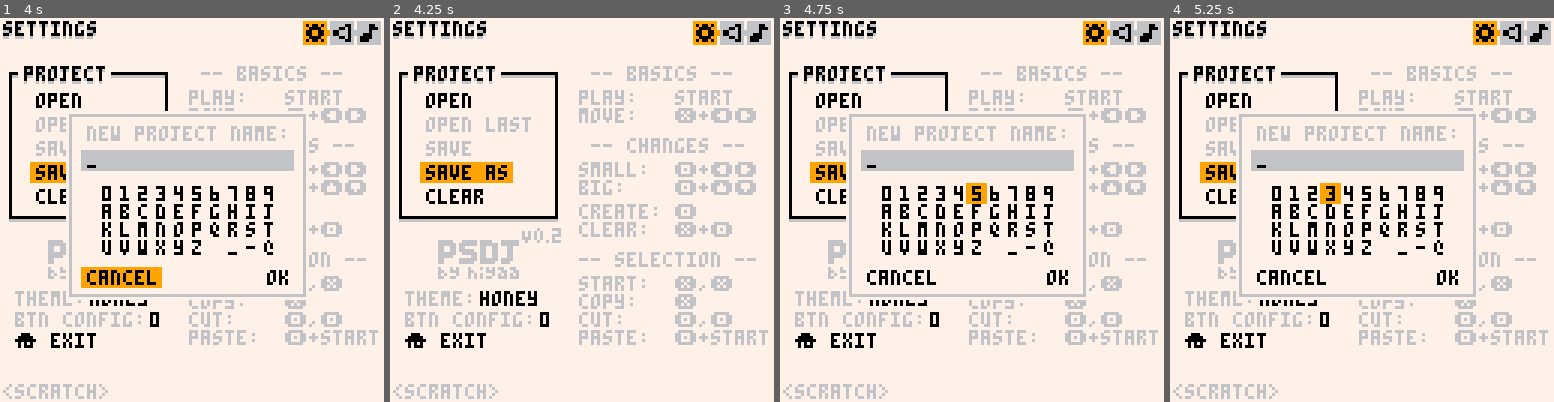
Above: before the commit, frames 1-4 (left to right).
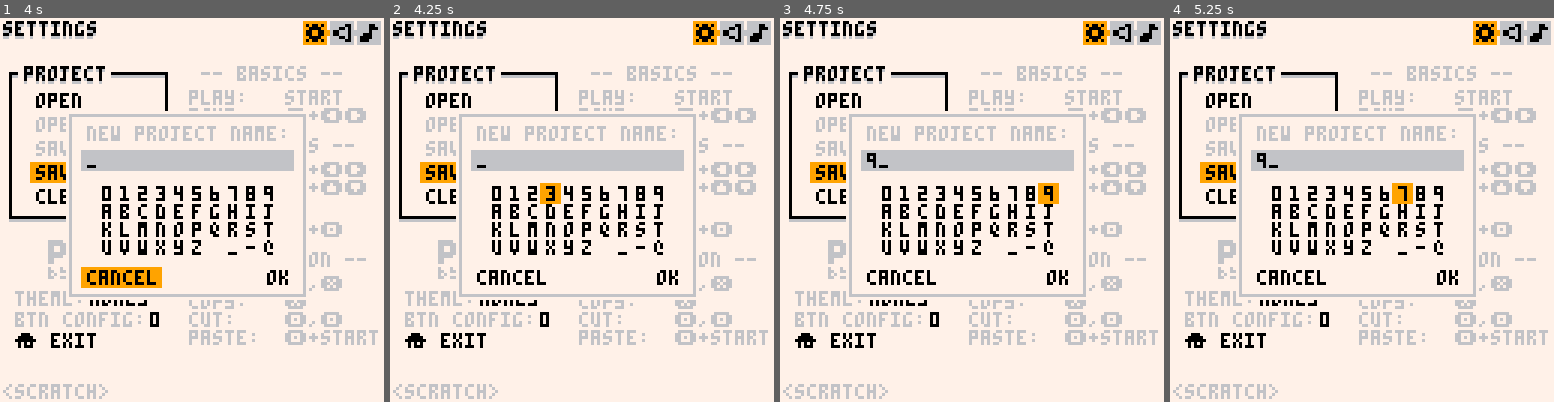
Above: after the commit, the same moments.

Repository: romainchapou/pico-sound-dj
Game: PICO-8 cartridge psdj.p8
Same seed, same stepped clock (60 frames per second), same inputs: the game is played once before the commit and once after it.
Inputs:
- Up to frame 1 (4 s): tap X (X key) at 0.33, 1.07, 1.85, 2.97 s; tap O (Z key) at 0.7, 1.7, 2.1, 2.5, 2.9, 3.3, 3.7 s; hold Right 1.6-2.1 s; hold P2 Left 1.6-2.1 s; hold Up 2.15-2.42 s; hold P2 Down 2.15-2.42 s; hold Right 2.47-3.03 s; hold P2 Left 2.47-3.03 s; hold Left 3.08-3.58 s; hold P2 Right 3.08-3.58 s; hold Down 3.63-3.97 s; hold P2 Up 3.63-3.97 s
- Up to frame 2 (4.25 s): hold Right from 4.02 s (still down); hold P2 Left from 4.02 s (still down); tap X (X key) at 4.08 s; tap O (Z key) at 4.1 s
- Up to frame 3 (4.75 s): tap O (Z key) at 4.5 s; release Right at 4.68 s; release P2 Left at 4.68 s; hold Up from 4.73 s (still down); hold P2 Down from 4.73 s (still down)
- Up to frame 4 (5.25 s): tap O (Z key) at 4.9 s; release Up at 5.03 s; release P2 Down at 5.03 s; hold Left from 5.08 s (still down); hold P2 Right from 5.08 s (still down); tap X (X key) at 5.2 s

Frame 1 is identical in both runs. In frame 2, 13% of the frame differs, in the area x 17-80%, y 24-74%; in frame 3, 0.6%; in frame 4, 0.6%.

Commit message:
Token optimization

Diff:
--- a/class.lua
+++ b/class.lua
@@ -3,7 +3,11 @@
 class=setmetatable({
   new=function(_ENV,tbl)
     tbl=tbl or {}
-    setmetatable(tbl,{ __index=_ENV })
+    setmetatable(tbl, {
+      __index=_ENV,
+      -- small token optimisation, table.value = v => table(v)
+      __call = function(_ENV, v) value = v end
+    })
     return tbl
   end,
 
--- a/confirm_pop_up.lua
+++ b/confirm_pop_up.lua
@@ -12,9 +12,7 @@
       make_btn_pushed_widget("no", function() end),
 
       -- confirm
-      make_btn_pushed_widget("yes!", function()
-        on_confirm()
-      end)
+      make_btn_pushed_widget("yes!", on_confirm)
     }
   end,
 
--- a/file_chooser.lua
+++ b/file_chooser.lua
@@ -29,7 +29,7 @@
       first_visible_line = cur_line - 1
     end
 
-    if btnp(0) or btnp_once(BTN_B) then
+    if btnp "0" or btnp_once(BTN_B) then
       if cur_dir == "/" then
         -- cancel the file selection
         active = false
@@ -40,7 +40,7 @@
     end
 
     -- move in
-    if btnp(1) or btnp_once(BTN_A) then
+    if btnp "1" or btnp_once(BTN_A) then
       local selection = dir_files[cur_line]
 
       if not selection or selection == ".." then
--- a/input_widget.lua
+++ b/input_widget.lua
@@ -17,16 +17,13 @@
     print(is_activated and value or ".", x, y - (is_activated and 0 or 2), 0)
   end
 
-  delta = delta or max_val
-  update = update or base_widget_udpate
-
   return class:new {
     value = base_val,
     min_value = min_val,
     max_value = max_val,
-    delta_up = delta,
+    delta_up = delta or max_val,
 
-    update = update,
+    update = update or base_widget_udpate,
     draw = draw
   }
 end
--- a/key_handler.lua
+++ b/key_handler.lua
@@ -1,10 +1,5 @@
 function make_btn_state_seq(btn_v1, btn_v2)
   return class:new {
-    v1_hold_time = 0,
-    v2_hold_time = 0,
-    between_time = 0,
-    seq_registered = false,
-
     s = 0,
 
     update = function(_ENV)
@@ -16,10 +11,7 @@
         -- waiting for input state
 
         -- reset all
-        v1_hold_time = 0
-        v2_hold_time = 0
-        between_time = 0
-        seq_registered = false
+        v1_hold_time, v2_hold_time, between_time, seq_registered = 0, 0, 0, false
 
         if btnp(btn_v1) and not key_handler.last_frame_btn[btn_v1] then
           s += 1
@@ -27,7 +19,7 @@
       elseif s == 1 then
         -- hold of v1
 
-        if btn() == shl(1, btn_v1) then
+        if btn() == 1 << btn_v1 then
           v1_hold_time = inct(v1_hold_time)
         elseif btn() ~= 0 then
           s = 0
@@ -39,7 +31,7 @@
 
         if btn() == 0 then
           between_time = inct(between_time)
-        elseif btn() ~= shl(1, btn_v2) then
+        elseif btn() ~= 1 << btn_v2 then
           s = 0
         else
           s = between_time < 20 and s+1 or 0
@@ -47,7 +39,7 @@
       elseif s == 3 then
         -- hold of v2
 
-        if btn() == shl(1, btn_v2) then
+        if btn() == 1 << btn_v2 then
           v2_hold_time = inct(v2_hold_time)
         elseif btn() ~= 0 then
           s = 0
--- a/main.lua
+++ b/main.lua
@@ -9,8 +9,6 @@
   palt(14, true)
 
   CHANNEL_X_OFFSET = 16
-
-  T = 0 -- test variable
 
   current_pane_i = 1
 
@@ -39,10 +37,6 @@
   -- disable the default behaviour of the start button (which is to bring up
   -- the pause menu) so we can use it for playback launch
   poke(0x5f30, 1)
-
-  -- debug
-  if btnp(0, 1) then T -= 1 end
-  if btnp(1, 1) then T += 1 end
 
   -- pane movement animation
   if prev_pane_i then
@@ -100,6 +94,4 @@
   end
 
   message_panel:draw()
-
-  debug:draw()
 end
--- a/message_panel.lua
+++ b/message_panel.lua
@@ -16,15 +16,17 @@
       rectfill(0, 121+y_diff, 127, 127+y_diff, important and 9 or 7)
       print(cur_msg, 1, 122+y_diff, important and 0 or 6)
     end
-  end,
+  end
 }
 
 function send_msg(msg, important)
   if important == nil then important = true end
 
   if important or not message_panel.important then
-    message_panel.cur_msg = msg
-    message_panel.ttl = important and 260 or 180
-    message_panel.important = important
+    message_panel.cur_msg,
+    message_panel.ttl,
+    message_panel.important = msg,
+                              important and 260 or 180,
+                              important
   end
 end
--- a/note_widget.lua
+++ b/note_widget.lua
@@ -59,7 +59,7 @@
 
     copy_values = function(_ENV, other_note)
       for i,e in ipairs(get_sub_widgets(_ENV)) do
-        e.value = other_note:get_sub_widgets()[i].value
+        e(other_note:get_sub_widgets()[i].value)
       end
     end,
 
@@ -76,7 +76,7 @@
             sfx_editor.last_edited_note = make_note_widget()
             sfx_editor.last_edited_note:copy_values(_ENV)
 
-            volume.value = 0
+            volume(0)
           end
 
           return
@@ -84,13 +84,11 @@
 
         -- single O press pastes the last edited note if on
         -- an empty note in the pitch colum
-        if volume.value == 0 and sub_selection == 1 then
-          if btnp_once(BTN_A, true) then
-            copy_values(_ENV, sfx_editor.last_edited_note)
+        if volume.value == 0 and sub_selection == 1 and btnp_once(BTN_A, true) then
+          copy_values(_ENV, sfx_editor.last_edited_note)
 
-            if volume.value == 0 then
-              volume.value = 5
-            end
+          if volume.value == 0 then
+            volume(5)
           end
         end
       end
@@ -123,7 +121,6 @@
     end,
 
     draw = function(_ENV, x, y, is_note_selected, sub_selection, next_note_has_slide)
-      -- TODO Visuals: maybe always do this when volume is 0
       if next_note_has_slide and volume.value == 0 then
         pal(0, 6)
       end
@@ -138,23 +135,20 @@
     end,
 
     store_in_mem = function(_ENV, addr)
-      local v = 0
-      v |= pitch.value
-      v |= shl(waveform.value % 8, 6)
-      v |= shl(volume.value, 9)
-      v |= shl(effect.value, 12)
-      v |= shl(bool_to_num(waveform.value >= 8), 15)
-
-      poke2(addr, v)
+      poke2(addr, pitch.value
+                  | waveform.value % 8 << 6
+                  | volume.value << 9
+                  | effect.value << 12
+                  | bool_to_num(waveform.value >= 8) << 15)
     end,
 
     load_from_mem = function(_ENV, addr)
-      local data = peek2(addr)
+      local data = %addr
 
-      pitch.value    =     data & 0b0000000000111111
-      waveform.value = shr(data & 0b0000000111000000, 6)
-      volume.value   = shr(data & 0b0000111000000000, 9)
-      effect.value   = shr(data & 0b0111000000000000, 12)
+      pitch(         data & 0b0000000000111111)
+      waveform(  shr(data & 0b0000000111000000, 6))
+      volume(    shr(data & 0b0000111000000000, 9))
+      effect(    shr(data & 0b0111000000000000, 12))
 
       if data & 0b1000000000000000 ~= 0 then
         waveform.value += 8
--- a/pattern_editor.lua
+++ b/pattern_editor.lua
@@ -199,7 +199,7 @@
     for pat_id=sel_line_lower,sel_line_upper do
       if copied_patterns_is_full then
         -- copy the whole pattern, including the settings
-        add(copied_patterns, peek4(get_pattern_mem_addr(pat_id)))
+        add(copied_patterns, $get_pattern_mem_addr(pat_id))
       else
         -- copy only some channels
         local pat = {}
--- a/pattern_widget.lua
+++ b/pattern_widget.lua
@@ -37,7 +37,7 @@
           else
             -- activate the channel
             if not is_channel_activated[sub_selection+1] then
-              channels[sub_selection+1].value = pattern_editor.last_edited_pattern
+              channels[sub_selection+1](pattern_editor.last_edited_pattern)
             end
 
             is_channel_activated[sub_selection+1] = true
@@ -85,13 +85,11 @@
     end,
 
     store_pattern_in_mem = function(_ENV)
-      local states = {begin_loop.state, end_loop.state, stop_at_end.state, false}
-
       for i=1,4 do
         poke(get_pattern_mem_addr(pattern_id)+i-1,
              channels[i].value
              + 64 * bool_to_num(not is_channel_activated[i])
-             + 128*bool_to_num(states[i]))
+             + 128*bool_to_num(i ~= 4 and get_settings_widgets(_ENV)[i].state)) -- will be false for i == 4
       end
     end,
 
@@ -106,15 +104,15 @@
     load_pattern_from_mem = function(_ENV)
       local addr = get_pattern_mem_addr(pattern_id)
 
-      for i=0,3 do
-        local byte = peek(addr + i)
-        channels[i+1].value = byte & 0b00111111
-        is_channel_activated[i+1] = byte & 0b01000000 == 0
+      for i=1,4 do
+        local byte = @(addr + i - 1)
+        channels[i](byte & 0b00111111)
+        is_channel_activated[i] = byte & 0b01000000 == 0
+
+        if i <= 3 then
+          get_settings_widgets(_ENV)[i].state = byte & 0b10000000 > 0
+        end
       end
-
-      begin_loop.state = peek(addr) & 0b10000000 > 0
-      end_loop.state = peek(addr+1) & 0b10000000 > 0
-      stop_at_end.state = peek(addr+2) & 0b10000000 > 0
     end
   }
 end
--- a/proj_create_win.lua
+++ b/proj_create_win.lua
@@ -21,7 +21,7 @@
       add(letter_widgs, make_btn_pushed_widget(chr(v)))
     end
 
-    for c in all(split(" _-@", "")) do
+    for c in all(split " ,_,-,@") do
       add(letter_widgs, make_btn_pushed_widget(c))
     end
 
@@ -49,14 +49,14 @@
 
       if panel_i == 1 then
         -- letters panel
-        if letter_i >= 30 and btnp(3) then
+        if letter_i >= 30 and btnp "3" then
           panel_i += 1
           conf_btn_i = (letter_i - 30) \ 5
         else
-          if btnp(0) and letter_i % 10 ~= 0 then letter_i -= 1 end
-          if btnp(1) and letter_i % 10 ~= 9 then letter_i += 1 end
-          if btnp(2) and letter_i >= 10 then letter_i -= 10 end
-          if btnp(3) then letter_i += 10 end
+          if btnp "0" and letter_i % 10 ~= 0 then letter_i -= 1 end
+          if btnp "1" and letter_i % 10 ~= 9 then letter_i += 1 end
+          if btnp "2" and letter_i >= 10 then letter_i -= 10 end
+          if btnp "3" then letter_i += 10 end
 
           letter_i = mid(0, letter_i, 39)
 
@@ -69,7 +69,7 @@
           end
         end
       else
-        if btnp(2) then
+        if btnp "2" then
           panel_i -= 1
         else
           conf_btn_i = mid(0, conf_btn_i + nudge(), 1)
--- a/psdj.p8
+++ b/psdj.p8
@@ -7,7 +7,7 @@
 #include class.lua
 #include utils.lua
 
-#include debug.lua
+-- #include debug.lua
 
 #include input_widget.lua
 #include message_panel.lua
--- a/settings_pane.lua
+++ b/settings_pane.lua
@@ -149,10 +149,10 @@
     open_last_widg.inactive = load_str_from_cartdata() == ""
 
     -- apply settings saved in cartdata
-    theme_widg.value = mid(1, dget(0), #THEMES) \ 1
+    theme_widg(mid(1, dget(0), #THEMES) \ 1)
     apply_theme(theme_widg.value)
 
-    btn_swap_widg.value = dget(1) == 1 and 1 or 0
+    btn_swap_widg(dget(1) == 1 and 1 or 0)
     apply_btn_swap_setting(btn_swap_widg.value)
 
     cur_widg = 1
@@ -171,19 +171,17 @@
 
     if handle_move_pane(1) then return end
 
-    if not btn(BTN_B) then
-      if widgs[cur_widg]:update() then
-        -- input handled
-        return
-      end
-
+    if widgs[cur_widg]:update() then
+      -- input handled
+      return
+    end
+
+    cur_widg = mid(1, cur_widg + nudge(true), #widgs)
+
+    -- note that this would produce an infinite loop if there was an inactive
+    -- widget as the first or last one
+    while widgs[cur_widg].inactive do
       cur_widg = mid(1, cur_widg + nudge(true), #widgs)
-
-      -- note that this would produce an infinite loop if there was an inactive
-      -- widget as the first or last one
-      while widgs[cur_widg].inactive do
-        cur_widg = mid(1, cur_widg + nudge(true), #widgs)
-      end
     end
   end,
 
--- a/sfx_editor.lua
+++ b/sfx_editor.lua
@@ -1,7 +1,7 @@
 function make_last_edited_note()
   local note = make_note_widget()
-  note.volume.value = 5
-  note.pitch.value = 24 -- C2
+  note.volume(5)
+  note.pitch(24) -- C2
 
   return note
 end
@@ -65,7 +65,7 @@
 
       if not old_waveform_edit_mode then
         -- entering waveform edit mode, reset the bass value
-        wave_do_bass.value = 0
+        wave_do_bass(0)
       end
     end)
 
@@ -115,8 +115,8 @@
         return
       end
 
-      if btnp(2) then change_sfx(_ENV, sfx_id-1) end
-      if btnp(3) then change_sfx(_ENV, sfx_id+1) end
+      if btnp "2" then change_sfx(_ENV, sfx_id-1) end
+      if btnp "3" then change_sfx(_ENV, sfx_id+1) end
     end
 
     -- play/pause on this sfx
@@ -300,7 +300,7 @@
     cur_setting_widget:update()
 
     if not btn(BTN_B) and not btn(BTN_A) then
-      if btnp(0) then n_panel_selection = 0 end
+      if btnp "0" then n_panel_selection = 0 end
 
       n_settings_selection = mid(0, n_settings_selection + nudge(true), #n_sfx_settings-1)
     end
@@ -328,7 +328,7 @@
     -- n_multi_selection is false after the copy, but the note selection
     -- lower and upper are not yet reset
     for i=n_selection_lower,n_selection_upper do
-      notes[i].volume.value = 0
+      notes[i].volume(0)
     end
 
     send_notes_msg(_ENV, "cut ")
@@ -361,14 +361,14 @@
   play_sfx = function(_ENV)
     if waveform_edit_mode then
       local waveform_preview = make_note_widget()
-      waveform_preview.pitch.value = 24
-      waveform_preview.waveform.value = 8 + sfx_id
-      waveform_preview.volume.value = 5
+      waveform_preview.pitch(24)
+      waveform_preview.waveform(8 + sfx_id)
+      waveform_preview.volume(5)
 
       local saved_speed = sfx_speed.value
-      sfx_speed.value = 32
+      sfx_speed(32)
       waveform_preview:play_note_preview()
-      sfx_speed.value = saved_speed
+      sfx_speed(saved_speed)
 
       return
     end
@@ -395,14 +395,12 @@
 
   store_sfx_settings = function(_ENV, addr, store_waveform)
     -- editor mode and filter switches
-    local byte = 0
-    byte += sfx_edit_mode.value
-    byte += shl(sfx_noise.value, 1)
-    byte += shl(sfx_buzz.value, 2)
-    byte += sfx_detune.value * 8
-    byte += sfx_reverb.value * 24
-    byte += sfx_dampen.value * 72
-    poke(addr, byte)
+    poke(addr, sfx_edit_mode.value
+               + shl(sfx_noise.value, 1)
+               + shl(sfx_buzz.value, 2)
+               + sfx_detune.value * 8
+               + sfx_reverb.value * 24
+               + sfx_dampen.value * 72)
 
     poke(addr+1, store_waveform and (sfx_speed.value & 0b11111110)
                  + wave_do_bass.value or sfx_speed.value)
@@ -449,20 +447,20 @@
     end
 
     -- following byte, editor mode and filter switches
-    local byte = peek(sfxaddr)
-    sfx_edit_mode.value = byte & 1
-    sfx_noise.value = shr(byte, 1) & 1
-    sfx_buzz.value = shr(byte, 2) & 1
-    sfx_detune.value = byte\8  % 3
-    sfx_reverb.value = byte\24 % 3
-    sfx_dampen.value = byte\72 % 3
-
-    wave_do_bass.value = peek(sfxaddr+1) & 0b00000001
+    local byte = @sfxaddr
+    sfx_edit_mode(byte & 1)
+    sfx_noise(shr(byte, 1) & 1)
+    sfx_buzz(shr(byte, 2) & 1)
+    sfx_detune(byte\8  % 3)
+    sfx_reverb(byte\24 % 3)
+    sfx_dampen(byte\72 % 3)
+
+    wave_do_bass(peek(sfxaddr+1) & 0b00000001)
     waveform_edit_mode = (peek(sfxaddr+2) & 0b10000000) == 128
 
-    sfx_speed.value = peek(sfxaddr+1)
-    sfx_loop_in.value = peek(sfxaddr+2) & 0b01111111
-    sfx_loop_out.value = peek(sfxaddr+3)
+    sfx_speed(peek(sfxaddr+1))
+    sfx_loop_in(peek(sfxaddr+2) & 0b01111111)
+    sfx_loop_out(peek(sfxaddr+3))
   end,
 
   -- draw functions
--- a/utils.lua
+++ b/utils.lua
@@ -48,11 +48,11 @@
 
 function nudge(vert)
   if vert then
-    if btnp(2) then return -1 end
-    if btnp(3) then return  1 end
+    if btnp "2" then return -1 end
+    if btnp "3" then return  1 end
   else
-    if btnp(0) then return -1 end
-    if btnp(1) then return  1 end
+    if btnp "0" then return -1 end
+    if btnp "1" then return  1 end
   end
 
   return 0
